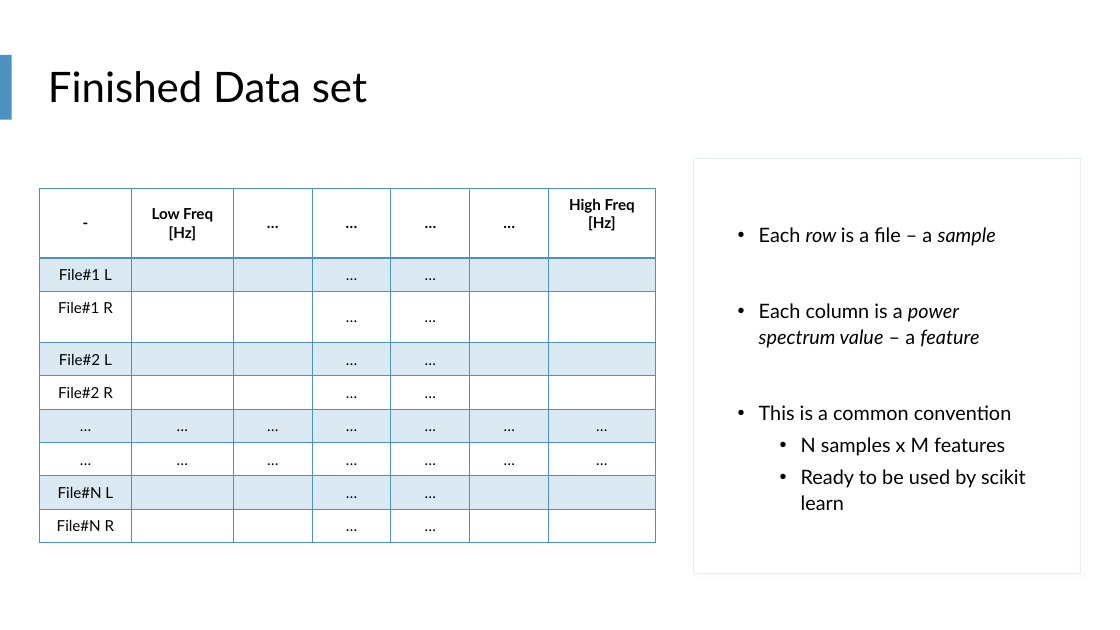
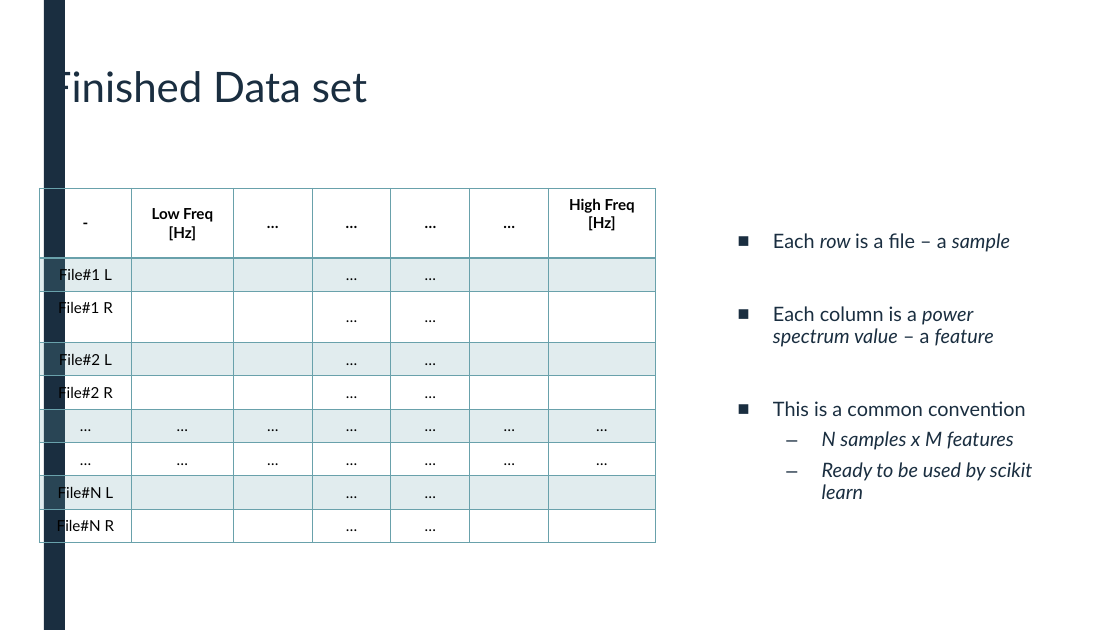
Before and after one commit to landonbuell/Buell-Senior-Thesis, a slide deck: slide 8 of Presentations/8_Jan_2020.pptx (slide 7 before the commit). Drawn at 1120x630 pixels with LibreOffice and Linux fonts; fonts in the diff are those of the drawing. Boxes give left, top, right and bottom in pixels: in the first picture for what was removed or moved away, otherwise in the second. Text is boxed around its words. In the diff, an @@ line names an element or a change of style, - is before the commit and + after.

```diff
--- a/Presentations/8_Jan_2020.pptx
+++ b/Presentations/8_Jan_2020.pptx
@@ rectangle removed at [0, 0, 1120, 630] @@
@@ rectangle added at [44, 0, 65, 630], fill #1A2E40 @@
@@ rectangle removed at [51, 0, 1077, 186] @@
@@ rectangle removed at [52, 0, 1077, 185] @@
@@ rectangle removed at [0, 55, 12, 119] @@
@@ title "Finished Data set" at [48, 66, 367, 110]: text colour #000000 to #1A2E40; line spacing 0.9 to 0.89 @@
@@ rectangle removed at [693, 158, 1081, 573] @@
@@ table at [39, 188, 655, 543] @@
@@ fill #4D91C3 at 20% opacity to #69A1AB at 20% opacity in 28 cells @@
@@ borders changed @@
@@ text "Each row is a file ..." at [773, 233, 1033, 499]: text colour #000000 to #1A2E40; italic on in "N samples x M features", "Ready to be used by scikit learn"; bullet • to ■; line spacing 1.1 to 0.94; more space between paragraphs; bullet • to – @@
```
Also in this commit, not shown: 9 other slides changed, 29 slides added, 2 other files.
